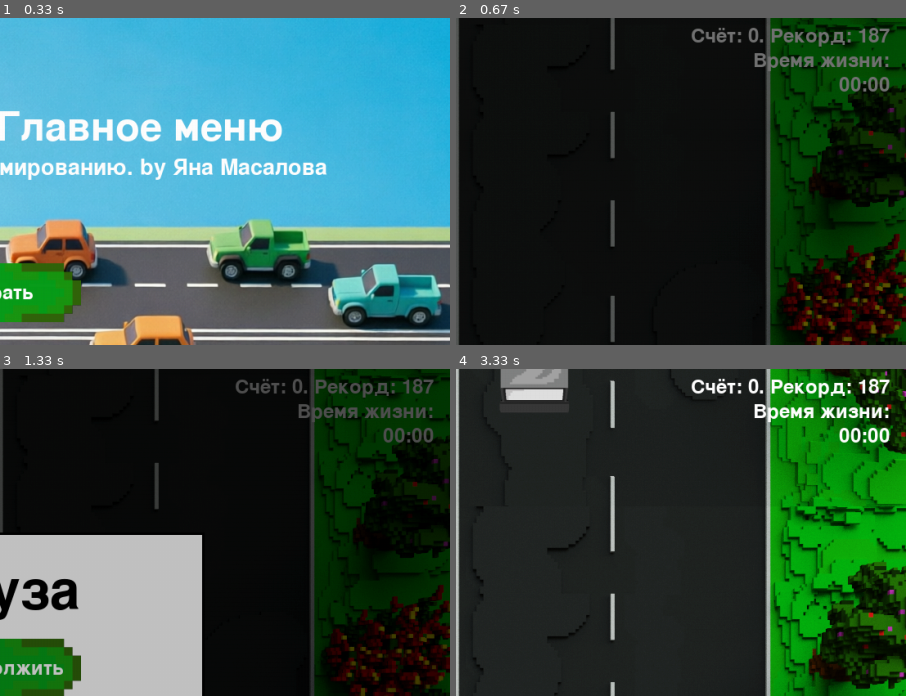
Above: before the commit, frames 1-4 (two rows, left to right).
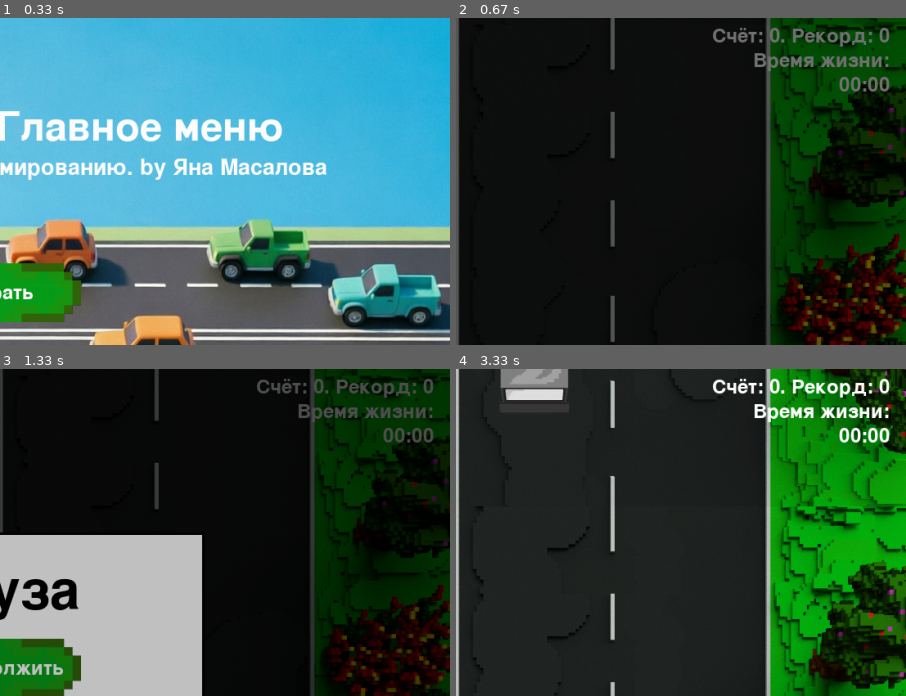
Above: after the commit, the same moments.

Repository: KidIsKing/TheFastestCar
Game: pygame game, started from src/main.py
Same seed, same stepped clock (60 frames per second), same inputs: the game is played once before the commit and once after it.
Inputs (mouse positions are % of the whole screen's width and height, from its top left):
- Up to frame 1 (0.33 s): no input
- Up to frame 2 (0.67 s): click "Играть" at 0.38 s
- Up to frame 3 (1.33 s): hold Esc 0.67-1.13 s; hold Right 0.67-1.13 s; move the mouse to (46, 54) at 0.7 s; click (50, 57) at 1.22 s
- Up to frame 4 (3.33 s): click "Играть" at 1.55 s; click (19, 74) at 1.88 s; click "Играть" at 2.72 s; hold Right from 3 s (still down); move the mouse to (14, 47) at 3.03 s
The pictures show only the part of the screen within x 50-100%, y 0-50%; the shares and areas given below are measured in that part.

Frame 1 is identical in both runs. In frame 2, 1.1% of the frame differs, in the area x 52-97%, y 3-9%; in frame 3, 1.0%; in frame 4, 1.3%, in the area x 52-97%, y 2-9%.

Commit message:
add brake_sound and delete save_data from repo

Diff:
--- a/save_data/save_data.json
+++ /dev/null
@@ -1,3 +0,0 @@
-{
-  "best_score": 187
-}
--- a/src/game_manager.py
+++ b/src/game_manager.py
@@ -99,9 +99,22 @@
                 self.music_manager.stop_all()
             return
 
+        if event.type == pygame.KEYDOWN:
+            if event.key in (pygame.K_w, pygame.K_UP):
+                self.music_manager.stop_decel()
+            elif event.key in (pygame.K_s, pygame.K_DOWN):
+                self.music_manager.play_decel()
+
+        if event.type == pygame.KEYUP:
+            if event.key in (pygame.K_w, pygame.K_UP):
+                self.music_manager.play_decel()
+            elif event.key in (pygame.K_s, pygame.K_DOWN):
+                self.music_manager.stop_decel()
+
         # Запуск окошка паузы при нажатии ESC
         if event.type == pygame.KEYDOWN and event.key == pygame.K_ESCAPE:
             self.game_pause = True
+            self.music_manager.stop_decel()
             self.update_time()
             self.music_manager.toggle_pause_all()
             return
@@ -154,6 +167,7 @@
             self.collided_enemy = enemy
             self.music_manager.stop_music()
             self.music_manager.stop_engine()
+            self.music_manager.stop_decel()
             self.music_manager.play_crash()
         else:
             self.music_manager.play_damage()
--- a/src/music_manager.py
+++ b/src/music_manager.py
@@ -43,15 +43,18 @@
     BONUS_CHANNEL_ID = 3
     DAMAGE_CHANNEL_ID = 4
     CRASH_CHANNEL_ID = 5
+    DECEL_CHANNEL_ID = 6
 
     # Громкости по умолчанию
-    MUSIC_VOLUME = 0.1
-    ENGINE_VOLUME = 10
+    MUSIC_VOLUME = 0.2
+    ENGINE_VOLUME = 1
     BONUS_VOLUME = 0.25
     DAMAGE_VOLUME = 0.15
     CRASH_VOLUME = 0.35
+    DECEL_VOLUME = 0.2
 
     def __init__(self):
+        pygame.mixer.set_num_channels(8)
         self.is_music_playing = False
         self.is_music_paused = False
         pygame.mixer.music.load(ASSETS["music"])
@@ -71,6 +74,10 @@
 
         self.crash_sound = pygame.mixer.Sound(ASSETS["car_crash_sound"])
         self.crash_sound.set_volume(self.CRASH_VOLUME)
+
+        self.decel_sound = pygame.mixer.Sound(ASSETS["brake_sound"])
+        self.decel_channel = pygame.mixer.Channel(self.DECEL_CHANNEL_ID)
+        self.decel_sound.set_volume(self.DECEL_VOLUME)
 
         self.is_all_paused = False
 
@@ -135,17 +142,29 @@
         """Звук аварии."""
         pygame.mixer.Channel(self.CRASH_CHANNEL_ID).play(self.crash_sound)
 
+    def play_decel(self):
+        """Проигрывает звук понижения оборотов один раз."""
+        # Если звук уже играет, он автоматически прервётся и начнётся заново
+        self.decel_channel.play(self.decel_sound, loops=0)
+
+    def stop_decel(self):
+        """Прерывает звук понижения оборотов."""
+        self.decel_channel.stop()
+
     def toggle_pause_all(self):
         if self.is_all_paused:
             self.unpause_music()
             self.engine.unpause()
+            self.decel_channel.unpause()
             self.is_all_paused = False
         else:
             self.pause_music()
             self.engine.pause()
+            self.decel_channel.pause()
             self.is_all_paused = True
 
     def stop_all(self):
         self.stop_music()
         self.engine.stop()
+        self.stop_decel()
         self.is_all_paused = False
Not shown, changed: .gitignore
Not shown, added: assets/sounds/brake_sound.mp3
